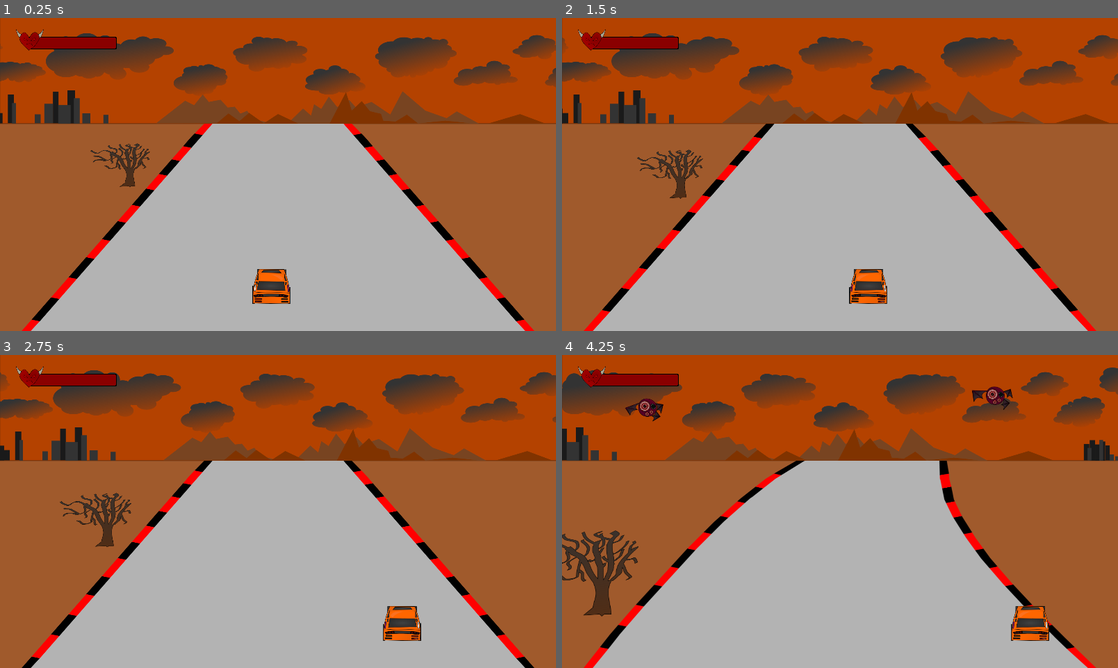
Above: before the commit, frames 1-4 (two rows, left to right).
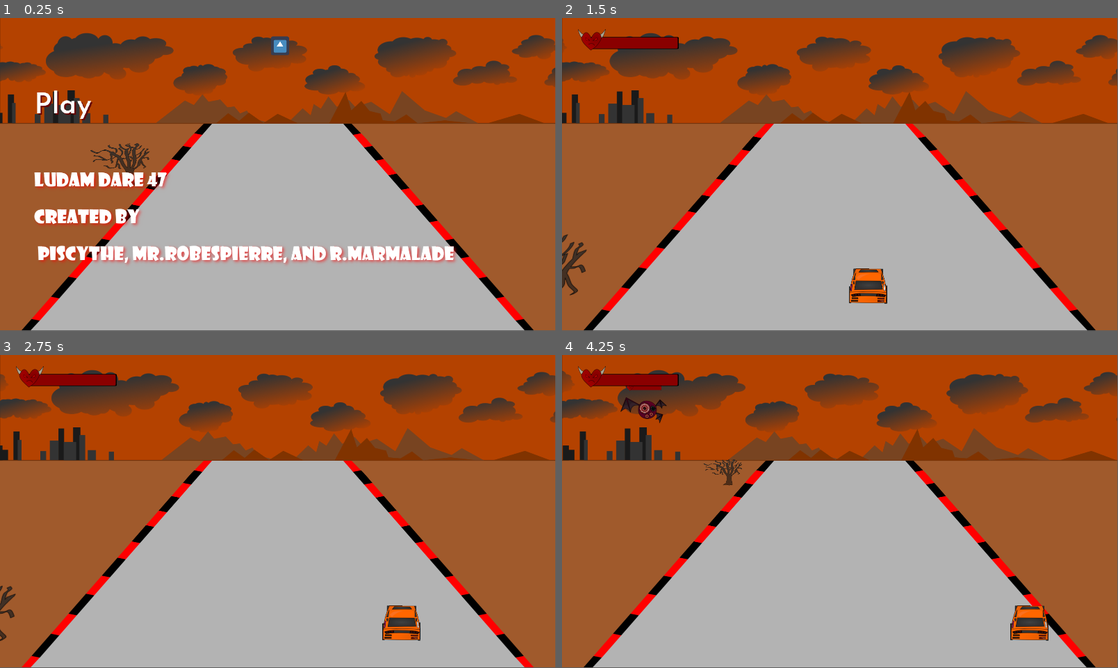
Above: after the commit, the same moments.

Repository: adambraude/LD47
Game: Godot game, scene res://test scene.tscn
The game is run twice, just before and just after one commit, with the same random seed, the same clock (stepped at 60 frames per second) and the same inputs. Before the commit the project starts from res://Main.tscn. The engine's default icon, where the game draws it, is replaced by a stand-in: a white triangle on a blue panel in a dark square.
Inputs (mouse positions are in pixels of both pictures, inside the frame that each line leads up to):
- Up to frame 1 (0.25 s): no input
- Up to frame 2 (1.5 s): click (840, 115) at 0.5 s, where only the run after the commit has a clickable "Play"; hold Right (ui_right) from 1.28 s (still down)
- Up to frame 3 (2.75 s): release Right (ui_right) at 2.03 s; hold Down (ui_down) from 2.03 s (still down)
- Up to frame 4 (4.25 s): release Down (ui_down) at 2.78 s; hold Right (ui_right) 2.78-3.53 s; hold Up (ui_up) from 3.53 s (still down)
In our replay, the window is 800x450 before the commit and 799x449 after it. These sizes can differ from the game's own. Grey fills any space a smaller window leaves; there, only what the larger window draws over its background counts as a difference.

The runs differ from the first frame. In frame 1, 10% of the frame differs, in the area x 0-100%, y 0-100%; in frame 2, 5.3%; in frame 3, 5.3%; in frame 4, 22%.

Commit message:
Enemy hit detection

Diff:
--- a/BatEnemy.gd
+++ b/BatEnemy.gd
@@ -34,6 +34,14 @@
 
 # Called when the node enters the scene tree for the first time.
 func _ready():
+	var player_health = $Health
+	var healthbar = $ProgressBar
+
+	player_health.connect("changed", healthbar, "set_value")
+	player_health.connect("max_changed", healthbar, "set_max")
+	player_health.initialize()
+
+
 	attackWait()
 	#pass
 
@@ -70,3 +78,18 @@
 		fireball.position = $AnimatedSprite.position
 		add_child(fireball)
 		attackWait()
+
+func _on_Player_body_entered(_body):
+	print("Bat was hit")
+	#emit_signal("hit")
+	$Health.take_damage(1)
+	#$CollisionShape2D.set_deferred("disabled", true)
+
+func set_max(new_max):
+	pass # Replace with function body.
+
+
+func _on_Health_depleted():
+	queue_free()
+
+	pass # Replace with function body.
--- a/BatEnemy.tscn
+++ b/BatEnemy.tscn
@@ -40,6 +40,8 @@
 [ext_resource path="res://assets/Armature_felbat_flap_attack_17.png" type="Texture" id=38]
 [ext_resource path="res://assets/Armature_felbat_flap_attack_15.png" type="Texture" id=39]
 [ext_resource path="res://Fireball.tscn" type="PackedScene" id=40]
+[ext_resource path="res://HealthBar.tscn" type="PackedScene" id=41]
+[ext_resource path="res://Health.tscn" type="PackedScene" id=42]
 
 [sub_resource type="SpriteFrames" id=1]
 animations = [ {
@@ -87,7 +89,7 @@
 [node name="BatEnemy" type="RigidBody2D" groups=[
 "bats",
 ]]
-position = Vector2( 1.68176, 0 )
+position = Vector2( 158.839, 211.551 )
 collision_layer = 0
 gravity_scale = 0.0
 script = ExtResource( 2 )
@@ -101,11 +103,24 @@
 animation = "Attack"
 
 [node name="Spawn" type="AnimationPlayer" parent="AnimatedSprite"]
-anims/spawning = SubResource( 4 )
+anims/spawning = SubResource( 2 )
 
 [node name="HitBox" type="CollisionShape2D" parent="."]
 position = Vector2( -8.01428, -1.3923 )
 shape = SubResource( 3 )
 
 [node name="Attack Cool Down" type="Timer" parent="."]
+
+[node name="Health" parent="." instance=ExtResource( 42 )]
+max_amount = 2
+
+[node name="ProgressBar" parent="." instance=ExtResource( 41 )]
+margin_left = -41.8871
+margin_top = -80.47
+margin_right = 263.113
+margin_bottom = -39.47
+rect_scale = Vector2( 0.360001, 0.360001 )
 [connection signal="animation_finished" from="AnimatedSprite" to="." method="_on_AnimatedSprite_animation_finished"]
+[connection signal="changed" from="Health" to="ProgressBar" method="set_value"]
+[connection signal="depleted" from="Health" to="." method="_on_Health_depleted"]
+[connection signal="max_changed" from="Health" to="." method="set_max"]
--- a/CrabEnemy.gd
+++ b/CrabEnemy.gd
@@ -9,6 +9,12 @@
 
 # Called when the node enters the scene tree for the first time.
 func _ready():
+	var player_health = $Health
+	var healthbar = $HealthBar
+
+	player_health.connect("changed", healthbar, "set_value")
+	player_health.connect("max_changed", healthbar, "set_max")
+	player_health.initialize()
 	attackWait()
 
 func attackWait():
@@ -44,3 +50,10 @@
 		#fireball.position = $AnimatedSprite.position
 		#add_child(fireball)
 		attackWait()
+
+
+func _on_Player_body_entered(_body):
+	print("crab was hit")
+	#emit_signal("hit")
+	$Health.take_damage(1)
+	#$CollisionShape2D.set_deferred("disabled", true)
--- a/CrabEnemy.tscn
+++ b/CrabEnemy.tscn
@@ -61,6 +61,8 @@
 [ext_resource path="res://assets/Crab_spell_36.png" type="Texture" id=59]
 [ext_resource path="res://assets/Crab_spell_38.png" type="Texture" id=60]
 [ext_resource path="res://CrabEnemy.gd" type="Script" id=61]
+[ext_resource path="res://HealthBar.tscn" type="PackedScene" id=62]
+[ext_resource path="res://Health.tscn" type="PackedScene" id=63]
 
 [sub_resource type="SpriteFrames" id=1]
 animations = [ {
@@ -100,4 +102,16 @@
 
 [node name="Attack Cool Down" type="Timer" parent="."]
 wait_time = 2.5
+
+[node name="Health" parent="." instance=ExtResource( 63 )]
+max_amount = 5
+
+[node name="HealthBar" parent="." instance=ExtResource( 62 )]
+margin_left = -129.329
+margin_top = -223.126
+margin_right = 92.6708
+margin_bottom = -193.126
+rect_scale = Vector2( 0.640001, 0.6 )
 [connection signal="animation_finished" from="AnimatedSprite" to="." method="_on_AnimatedSprite_animation_finished"]
+[connection signal="changed" from="Health" to="HealthBar" method="set_value"]
+[connection signal="max_changed" from="Health" to="HealthBar" method="set_max"]
--- a/Fireball.gd
+++ b/Fireball.gd
@@ -19,4 +19,5 @@
 func _on_Fireball_body_entered(_body):
 	#print("Fireball connected")
 	hide()
+	queue_free()
 	$CollisionShape2D.set_deferred("disabled", true)
--- a/Game.tscn
+++ b/Game.tscn
@@ -11,9 +11,6 @@
 script = ExtResource( 12 )
 
 [node name="Background" parent="." instance=ExtResource( 3 )]
-
-[node name="Road" parent="Background" index="2"]
-frame = 0
 
 [node name="Player" parent="." instance=ExtResource( 1 )]
 position = Vector2( 866.523, 839.91 )
--- a/HunterTestZone.tscn
+++ b/HunterTestZone.tscn
@@ -13,7 +13,7 @@
 [node name="Background" parent="." instance=ExtResource( 3 )]
 
 [node name="Road" parent="Background" index="2"]
-frame = 3
+frame = 1
 
 [node name="Player" parent="." instance=ExtResource( 1 )]
 position = Vector2( 866.523, 839.91 )
--- a/Player.gd
+++ b/Player.gd
@@ -50,7 +50,7 @@
 
 func _on_Player_body_entered(_body):
 	print("Player was hit")
-	#emit_signal("hit")
+	emit_signal("hit")
 	$Health.take_damage(2)
 	#$CollisionShape2D.set_deferred("disabled", true)
 
--- a/project.godot
+++ b/project.godot
@@ -16,16 +16,13 @@
 [application]
 
 config/name="LD47"
-run/main_scene="res://Main.tscn"
+run/main_scene="res://test scene.tscn"
 config/icon="res://icon.png"
 
 [display]
 
 window/size/width=1920
 window/size/height=1080
-window/size/borderless=true
-window/stretch/mode="2d"
-window/stretch/aspect="keep"
 
 [rendering]
 
--- a/test scene.tscn
+++ b/test scene.tscn
@@ -1,28 +1,10 @@
-[gd_scene load_steps=12 format=2]
+[gd_scene load_steps=6 format=2]
 
 [ext_resource path="res://icon.png" type="Texture" id=1]
 [ext_resource path="res://Play.tscn" type="PackedScene" id=2]
 [ext_resource path="res://LudamDareText.png" type="Texture" id=3]
-[ext_resource path="res://background.png" type="Texture" id=4]
-[ext_resource path="res://assets/road-st-1.png" type="Texture" id=5]
-[ext_resource path="res://assets/road-st-2.png" type="Texture" id=6]
-[ext_resource path="res://assets/road-st-0.png" type="Texture" id=7]
-[ext_resource path="res://assets/road-st-3.png" type="Texture" id=8]
-[ext_resource path="res://Road.gd" type="Script" id=9]
+[ext_resource path="res://Background.tscn" type="PackedScene" id=4]
 [ext_resource path="res://Play.gd" type="Script" id=10]
-
-[sub_resource type="SpriteFrames" id=1]
-animations = [ {
-"frames": [ ExtResource( 7 ), ExtResource( 5 ), ExtResource( 6 ), ExtResource( 8 ) ],
-"loop": true,
-"name": "default",
-"speed": 30.0
-}, {
-"frames": [ ExtResource( 7 ), ExtResource( 5 ), ExtResource( 6 ), ExtResource( 8 ) ],
-"loop": true,
-"name": "Road",
-"speed": 5.0
-} ]
 
 [node name="Title Screen" type="Control"]
 anchor_right = 1.0
@@ -31,19 +13,7 @@
 "_edit_use_anchors_": false
 }
 
-[node name="ParallaxBackground" type="ParallaxBackground" parent="."]
-
-[node name="ParallaxLayer" type="ParallaxLayer" parent="ParallaxBackground"]
-
-[node name="Sprite" type="Sprite" parent="ParallaxBackground/ParallaxLayer"]
-position = Vector2( 960.864, 541.784 )
-texture = ExtResource( 4 )
-
-[node name="AnimatedSprite" type="AnimatedSprite" parent="ParallaxBackground/ParallaxLayer"]
-position = Vector2( 987.293, 726.783 )
-frames = SubResource( 1 )
-animation = "Road"
-script = ExtResource( 9 )
+[node name="Background" parent="." instance=ExtResource( 4 )]
 
 [node name="Menu" type="VBoxContainer" parent="."]
 margin_left = 118.218
Not shown: 2 places in BatEnemy.tscn that only renumber resources
Not shown: 1 places in CrabEnemy.tscn that only renumber resources
